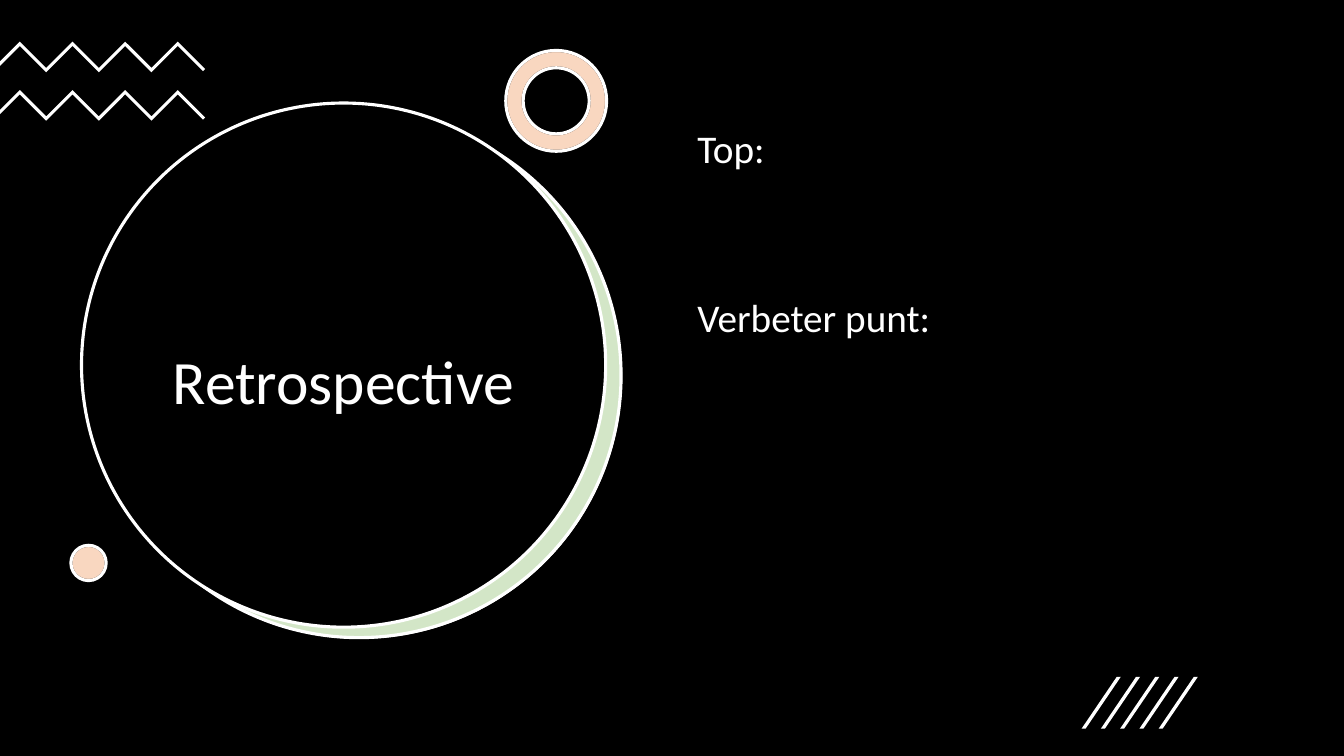
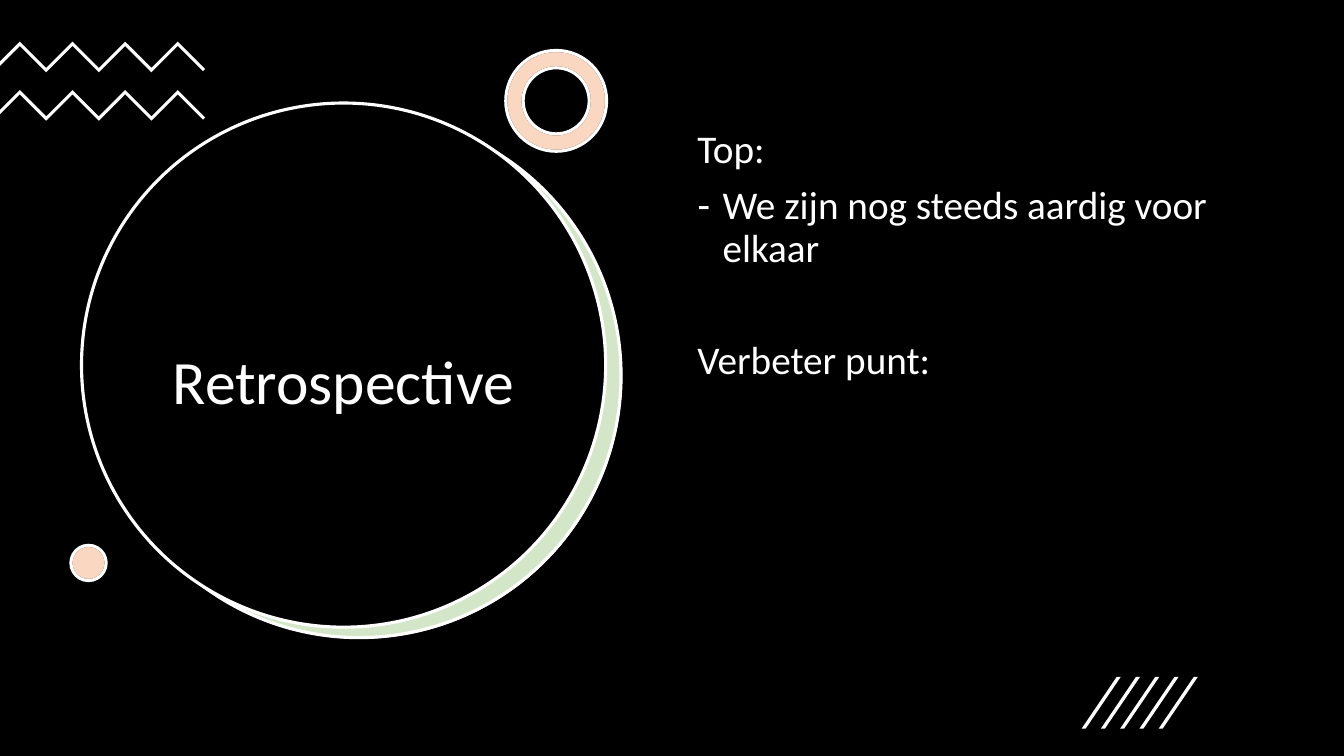
Before and after one commit to Sinjablo/Git-TINPRJ03-34, a slide deck: slide 11 of Presentaties/PresentatieSprint3.pptx. Drawn at 1344x756 pixels with LibreOffice and Linux fonts; fonts in the diff are those of the drawing. Boxes give left, top, right and bottom in pixels: in the first picture for what was removed or moved away, otherwise in the second. Text is boxed around its words. In the diff, an @@ line names an element or a change of style, - is before the commit and + after.

```diff
--- a/Presentaties/PresentatieSprint3.pptx
+++ b/Presentaties/PresentatieSprint3.pptx
@@ text at [723,191,1207,263]: paragraph added @@
+– We zijn nog steeds aardig voor elkaar
```
Also in this commit, not shown: 8 other slides changed.
